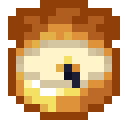
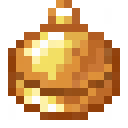
Two versions of the same layered image (128×128). Layer-by-layer changes:
hid group "open" (34 layers) over left=8, top=0, right=120, bottom=120
renamed "open lid" to "old lid", hid it over left=8, top=0, right=120, bottom=40
added layer "final" (2nd of 2, in "closed") in group "closed" over left=8, top=0, right=120, bottom=120
hid "handle" over left=40, top=0, right=88, bottom=24
hid "lid" over left=16, top=72, right=112, bottom=96
hid "shading" over left=16, top=32, right=112, bottom=96
hid "Layer 3" over left=16, top=40, right=112, bottom=88
hid "Layer 1" over left=8, top=24, right=120, bottom=120
